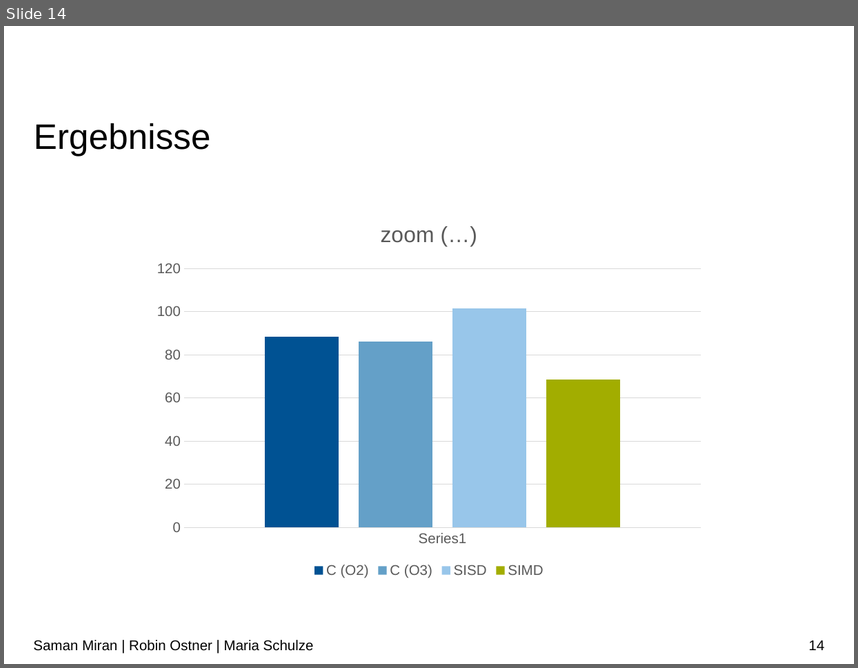
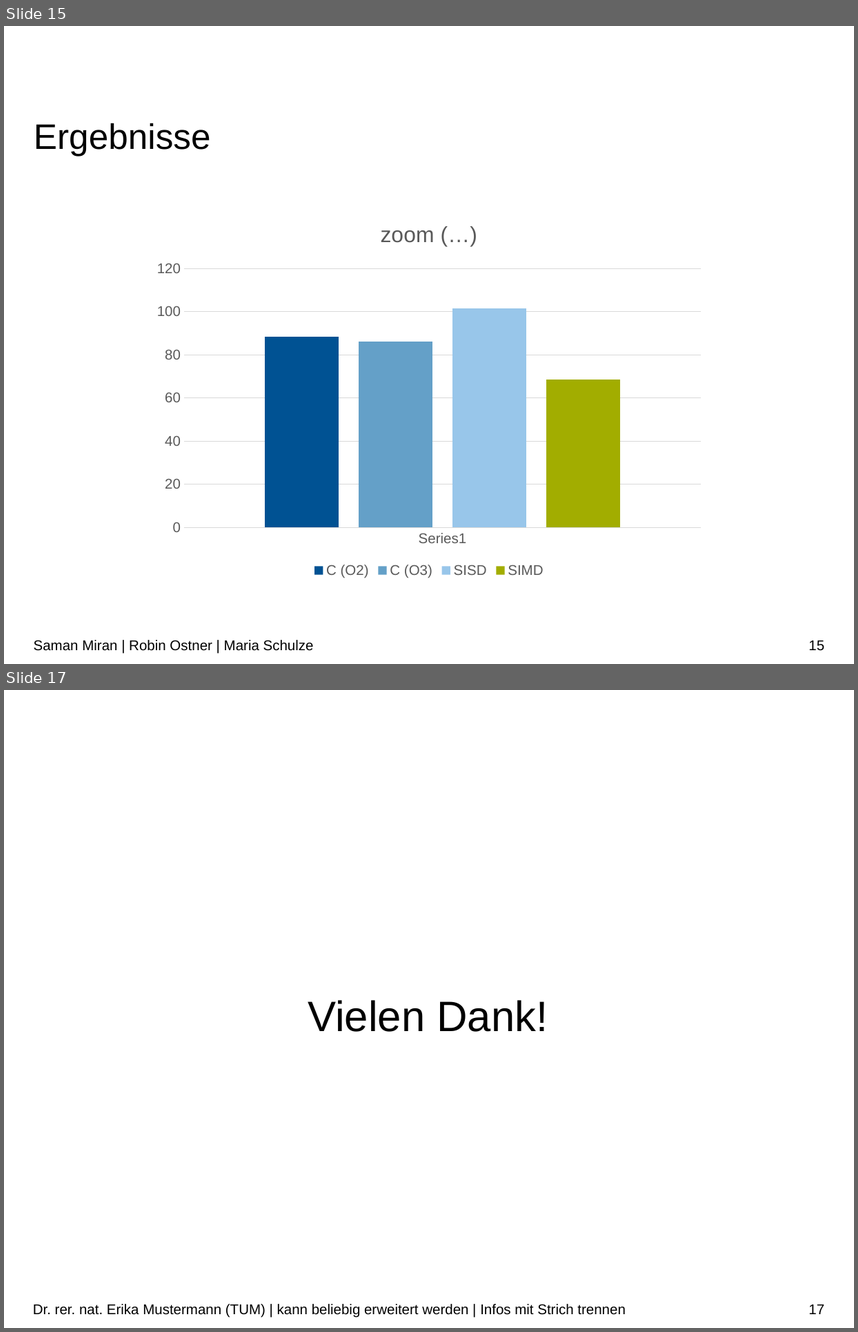
Before and after one commit to RobinOstner/bestASP, a slide deck: Praktikum ASP – Team 15.pptx. Shown one above the other, each under a label of ours: slide 14 before the commit, slides 15 and 17 after it; the slides between them are not shown. The pictures are 858x668 and 858x1332 pixels, drawn with LibreOffice and Linux fonts; fonts in the diff are those of the drawing; background and template pictures are left out. Boxes give left, top, right and bottom in pixels: in the first picture for what was removed or moved away, otherwise in the second. Text is boxed around its words. In the diff, an @@ line names an element or a change of style, - is before the commit and + after.

```diff
--- a/Praktikum ASP – Team 15.pptx
+++ b/Praktikum ASP – Team 15.pptx
@@ slide 17 added at [4,690,854,1328], background #FFFFFF @@
@@ text added at [308,1000,548,1032], 36 pt, text #000000 @@
+Vielen Dank!
@@ text added at [33,1303,625,1317], 12 pt, text #000000 @@
+Dr. rer. nat. Erika Mustermann (TUM) | kann beliebig erweitert werden | Infos mit Strich trennen
@@ page number added at [809,1304,824,1314], 12 pt, text #000000 @@
+17
@@ what was slide 14 is now slide 15 @@
@@ page number at [809,640,824,650]: text changed @@
-14
+15
```
Also in this commit, not shown: 1 slide changed, 1 other slide added.
